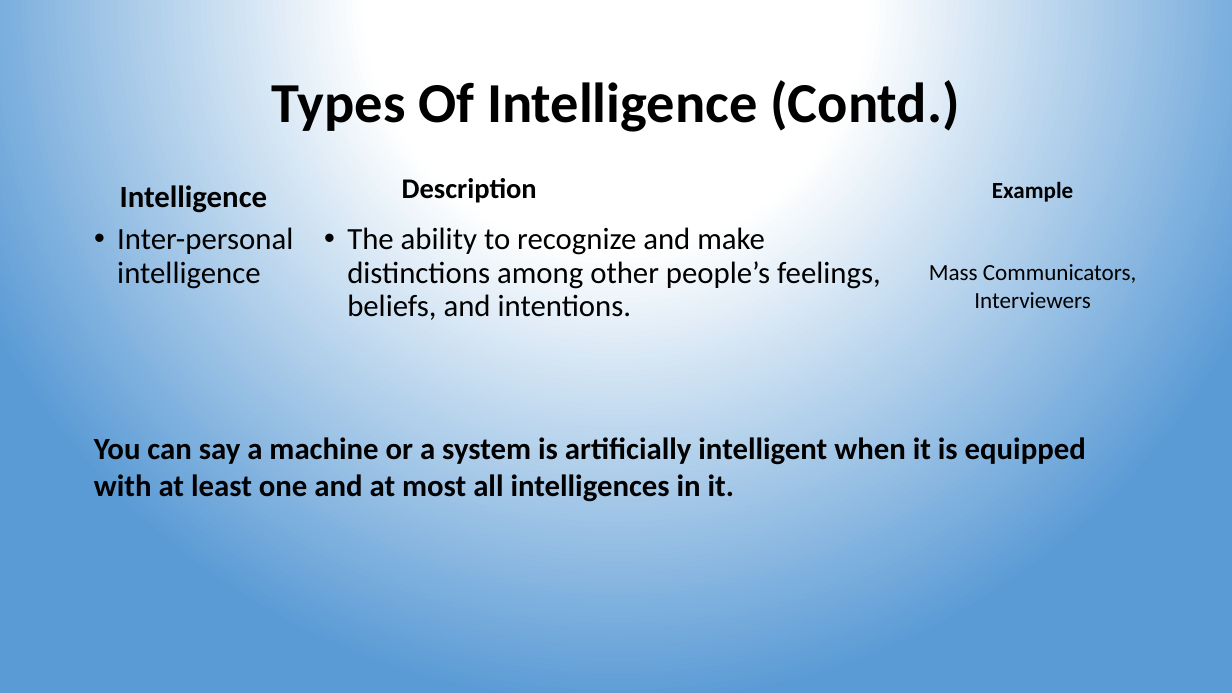
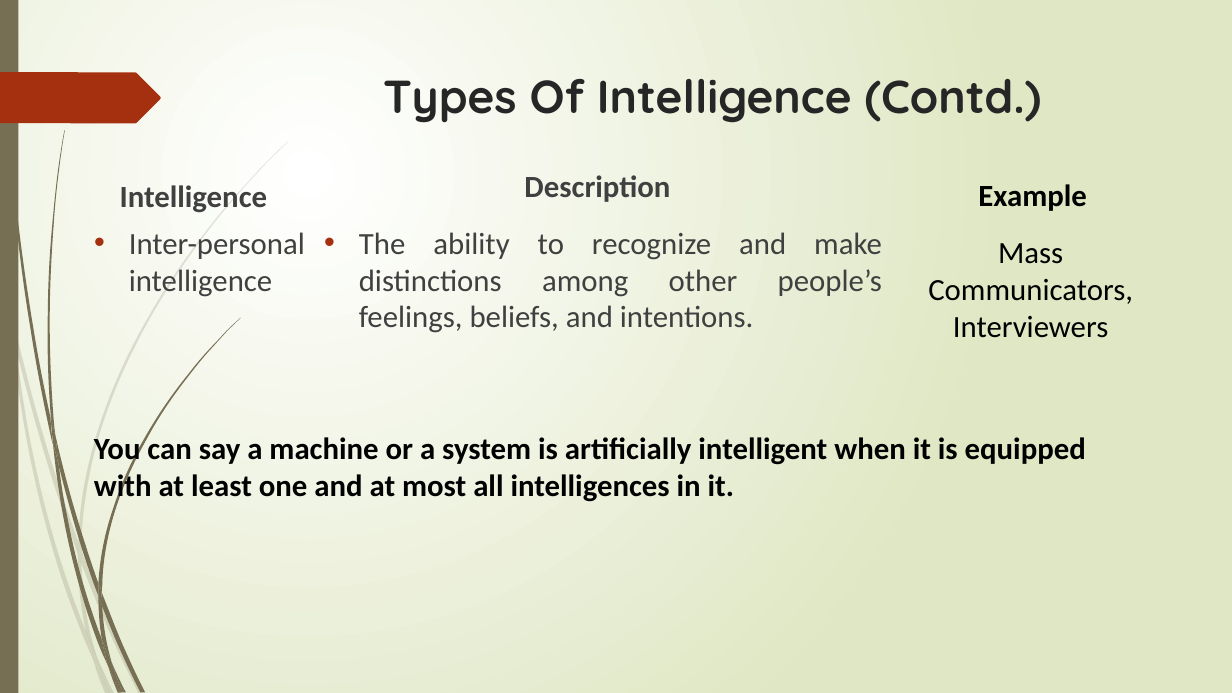
Before and after one commit to lalitgiri/Angular_Practice_Program, a slide deck: slide 8 of Ecommerce-Project/report data/colloquium.pptx. Drawn at 1232x693 pixels with LibreOffice and Linux fonts; fonts in the diff are those of the drawing. Boxes give left, top, right and bottom in pixels: in the first picture for what was removed or moved away, otherwise in the second. Text is boxed around its words. In the diff, an @@ line names an element or a change of style, - is before the commit and + after.

```diff
--- a/Ecommerce-Project/report data/colloquium.pptx
+++ b/Ecommerce-Project/report data/colloquium.pptx
@@ background gradient #FFFFFF to #5B9BD5 to gradient #FFFFFF to #DFE8C4 @@
@@ rectangle added at bbox=[0, 0, 18, 693], fill #766F54 @@
@@ freeform shape added at bbox=[0, 72, 161, 123], fill #A53010 @@
@@ title "Types Of Intelligence (Contd.)": place and size @@
-title "Types Of Intelligence (Contd.)" at bbox=[271, 80, 959, 132]
+title "Types Of Intelligence (Contd.)" at bbox=[383, 79, 1042, 123]
@@ title "Types Of Intelligence (Contd.)" at bbox=[383, 79, 1042, 123]: size 44 to 36 pt, font Calibri to Quicksand, text colour #000000 to #262626; line spacing 0.9 to 1; vertical alignment middle to top @@
@@ text "Intelligence" at bbox=[120, 185, 268, 212]: text colour #000000 to #404040; line spacing 0.9 to 1 @@
@@ text "Description" at bbox=[524, 175, 670, 202]: size 22.2 to 24 pt, text colour #000000 to #404040; line spacing 0.8 to 1 @@
@@ text "Example" at bbox=[978, 184, 1086, 211]: size 18 to 24 pt @@
@@ text "Inter-personal intelligence" at bbox=[129, 232, 305, 297]: text colour #000000 to #404040; alignment left to justified; indent changed; line spacing 0.9 to 1 @@
@@ text "The ability to recognize and ..." at bbox=[359, 232, 882, 333]: text colour #000000 to #404040; alignment left to justified; indent changed; line spacing 0.9 to 1 @@
@@ text "Mass Communicators, Interviewers" at bbox=[928, 243, 1133, 338]: size 18 to 24 pt @@
@@ text "Mass Communicators, Interviewers": place and size @@
-text "Mass Communicators, Interviewers" at bbox=[929, 264, 1136, 308]
+text "Mass Communicators, Interviewers" at bbox=[928, 243, 1133, 338]
@@ group added at bbox=[0, 141, 288, 693]: 10 freeform shapes @@
@@ group added at bbox=[3, 0, 240, 693]: 12 freeform shapes @@
```
Also in this commit, not shown: 28 other slides changed, 23 other files.
